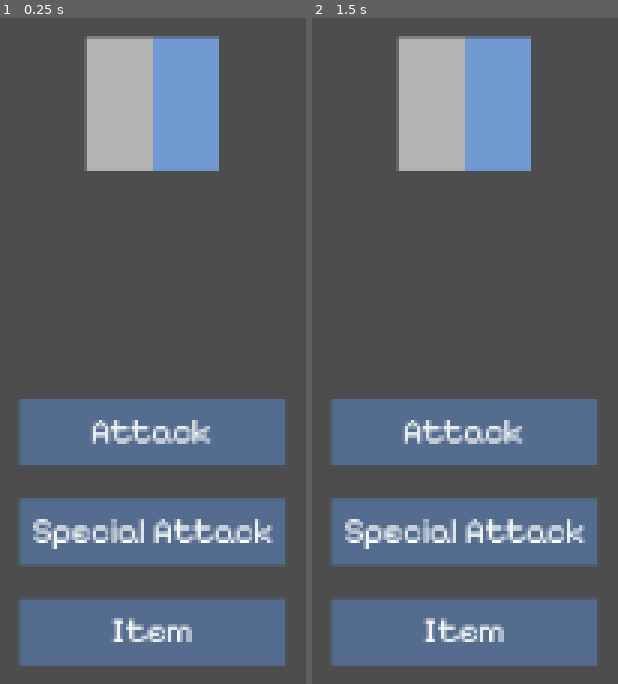
Above: before the commit, frames 1-2 (left to right).
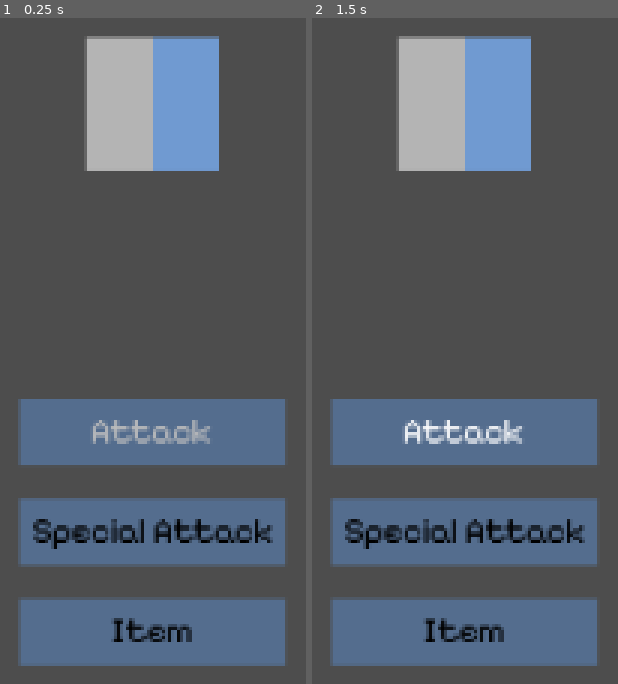
Above: after the commit, the same moments.

Repository: amoxley-developer/gothic-rpg
Game: Godot game, scene res://scenes/battle.tscn
Same seed, same stepped clock (60 frames per second), same inputs: the game is played once before the commit and once after it. The project has no main scene, so this scene is started directly.
Inputs (mouse positions are in pixels of both pictures, inside the frame that each line leads up to):
- Up to frame 1 (0.25 s): no input
- Up to frame 2 (1.5 s): tap Enter at 0.5 s; move the mouse to (outside the picture) at 0.52 s; hold Up (ui_up) 0.53-1.28 s; click (outside the picture) at 0.6 s; click (outside the picture) at 1.25 s; move the mouse to (outside the picture) at 1.27 s; hold Down (ui_down) from 1.28 s (still down); click (outside the picture) at 1.35 s

The runs differ from the first frame. In frame 1, 3.0% of the frame differs, in the area x 10-90%, y 60-94%; in frame 2, 2.4%.

Commit message:
create the menu navigation handling logic

Diff:
--- a/project.godot
+++ b/project.godot
@@ -12,6 +12,10 @@
 
 config/name="Gothic RPG"
 config/features=PackedStringArray("4.5", "Forward Plus")
+
+[autoload]
+
+Enums="*res://scripts/enums/enums.gd"
 
 [input]
 
--- a/scenes/player_ui.tscn
+++ b/scenes/player_ui.tscn
@@ -15,5 +15,6 @@
 offset_top = -13.0
 offset_right = 50.0
 offset_bottom = 13.0
+bbcode_enabled = true
 text = "UI Location
 "
--- /dev/null
+++ b/scripts/enums/enums.gd
@@ -0,0 +1,2 @@
+extends Node
+enum MenuItemState {INACTIVE, HIGHLIGHTED, ACTIVE}
--- a/scripts/scenes/battle_menu_item_bar.gd
+++ b/scripts/scenes/battle_menu_item_bar.gd
@@ -5,22 +5,25 @@
 @export var menu_name_node: RichTextLabel
 var menu_name: String
 var sub_menu_items: Array[SubMenuItem]
-var is_active := false
 
 func _ready() -> void:
-  menu_name = menu_resource.menu_name
-  sub_menu_items = menu_resource.sub_menu_items
-  set_menu_label()
 
-func set_menu_label() -> void:
-  menu_name_node.text = menu_name
+	menu_name = menu_resource.menu_name
+	sub_menu_items = menu_resource.sub_menu_items
+	menu_name_node.bbcode_enabled = true
+	set_menu_label(Enums.MenuItemState.INACTIVE)
 
-func set_menu_active() -> void:
-  # change color to white
-  is_active = true
-  return
+func set_menu_label(menu_item_state: Enums.MenuItemState) -> void:
+	menu_name_node.text = ''
+	var color: Color
+	match menu_item_state:
+		Enums.MenuItemState.INACTIVE:
+			color = Color.BLACK
+		Enums.MenuItemState.HIGHLIGHTED:
+			color = Color.GRAY
+		Enums.MenuItemState.ACTIVE:
+			color = Color.WHITE
 
-func set_menu_inactive() -> void:
-  # change color to grey
-  is_active = false
-  return
+	menu_name_node.push_color(color)
+	menu_name_node.append_text(menu_name)
+	menu_name_node.pop()
--- a/scripts/scenes/player_ui.gd
+++ b/scripts/scenes/player_ui.gd
@@ -17,8 +17,7 @@
 func _ready() -> void:
 	placeholderLabel.visible = false
 	create_menu_items()
-	set_current_menu_item(current_menu_item_idx)
-	print('current menu item: ', current_menu_item.menu_name)
+	highlight_current_menu_item(current_menu_item_idx)
 
 func _process(_delta: float) -> void:
 	if Input.is_action_just_pressed("accept") or Input.is_action_just_pressed("cancel"):
@@ -28,10 +27,15 @@
 
 func handle_menu_selection() -> void:
 	if Input.is_action_just_pressed("accept") and state != States.SELECTED:
+		match state:
+			States.UNSELECTED:
+				current_menu_item.set_menu_label(Enums.MenuItemState.ACTIVE)
 		set_state(state+1)
 	if Input.is_action_just_pressed("cancel") and state != States.UNSELECTED:
+		match state:
+			States.SUBMENU_OPENED:
+				current_menu_item.set_menu_label(Enums.MenuItemState.HIGHLIGHTED)
 		set_state(state-1)
-
 
 func handle_menu_navigation() -> void:
 	if state == States.UNSELECTED:
@@ -45,16 +49,14 @@
 			current_menu_item_idx += 1
 			if current_menu_item_idx == menu_items_size:
 				current_menu_item_idx = 0
-		set_current_menu_item(current_menu_item_idx)
+		highlight_current_menu_item(current_menu_item_idx)
 
-		print('current menu item: ', current_menu_item.menu_name)
-
-func set_current_menu_item(idx: int) -> void:
+func highlight_current_menu_item(idx: int) -> void:
 	if (current_menu_item != null):
-		current_menu_item.set_menu_inactive()
+		current_menu_item.set_menu_label(Enums.MenuItemState.INACTIVE)
 
 	current_menu_item = menu_items[idx]
-	current_menu_item.set_menu_active()
+	current_menu_item.set_menu_label(Enums.MenuItemState.HIGHLIGHTED)
 
 func set_state(new_state: States) -> void:
 	var previous_state := state
Not shown: 1 places in scenes/battle.tscn that only renumber resources
Not shown: 1 places in scenes/battlefield.tscn that only renumber resources
Not shown, added: scripts/enums/enums.gd.uid
Not shown, changed: .gitignore
Not shown, removed: scenes/player_ui.tscn9904189841.tmp
